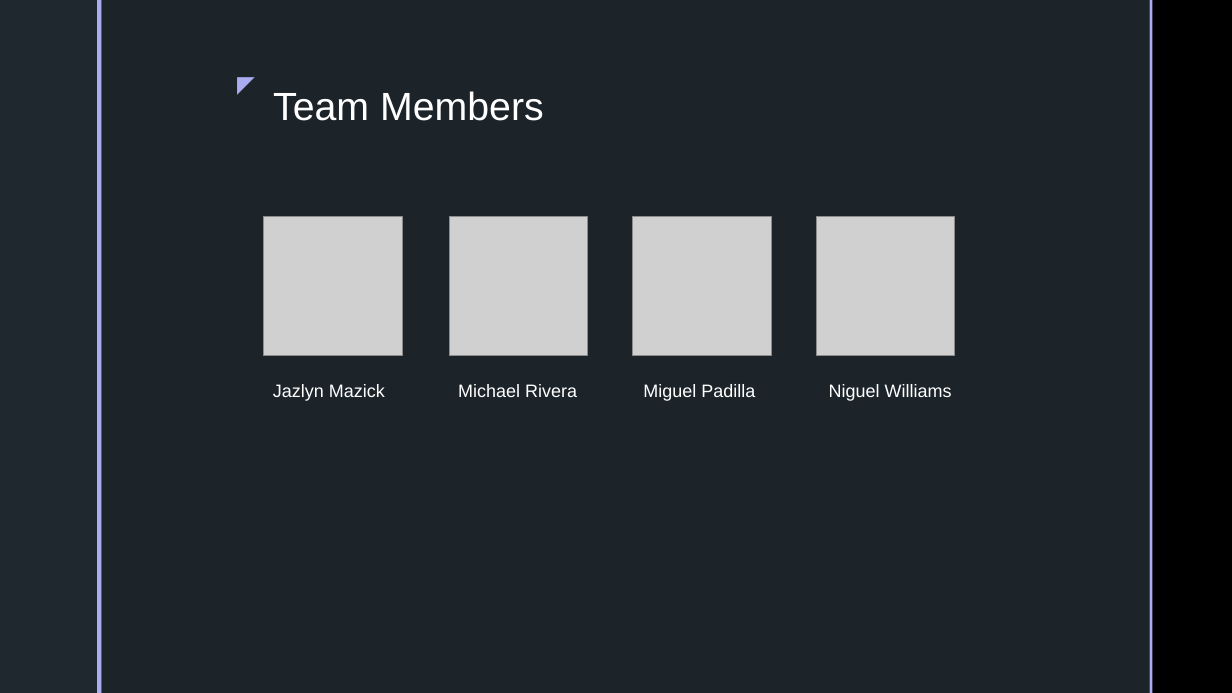
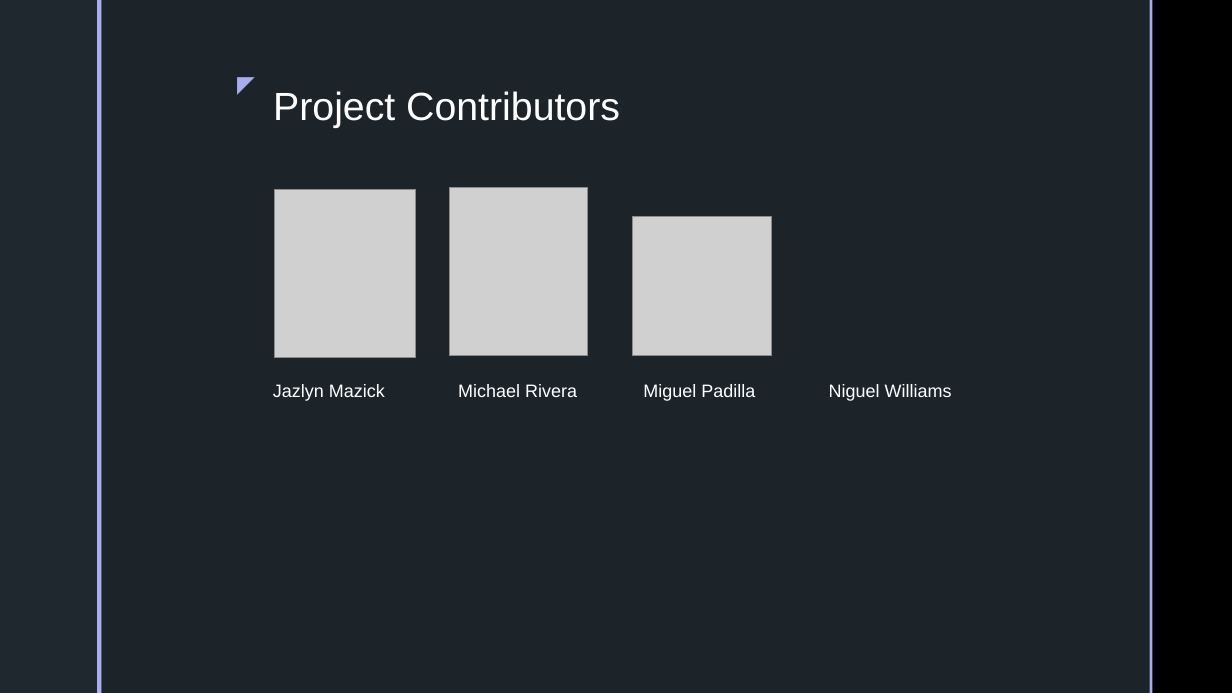
Before and after one commit to inkosi-codes/Covid-19-and-Low-Income-Communities, a slide deck: slide 2 of docs/Presentation/Power-Point.pptx. Drawn at 1232x693 pixels with LibreOffice and Linux fonts; fonts in the diff are those of the drawing; grey boxes stand for pictures; background and template pictures are left out. Boxes give left, top, right and bottom in pixels: in the first picture for what was removed or moved away, otherwise in the second. Text is boxed around its words. In the diff, an @@ line names an element or a change of style, - is before the commit and + after.

```diff
--- a/docs/Presentation/Power-Point.pptx
+++ b/docs/Presentation/Power-Point.pptx
@@ title at box(273, 91, 620, 128): text changed @@
-Team Members
+Project Contributors
@@ picture: place and size @@
-picture at box(264, 217, 403, 356)
+picture at box(274, 189, 415, 358)
@@ picture: place and size @@
-picture at box(449, 217, 588, 356)
+picture at box(449, 188, 588, 356)
@@ picture removed at box(817, 217, 956, 356) @@
```
Also in this commit, not shown: 5 other slides changed, 7 slides added, 3 slides removed, 5 other files.
